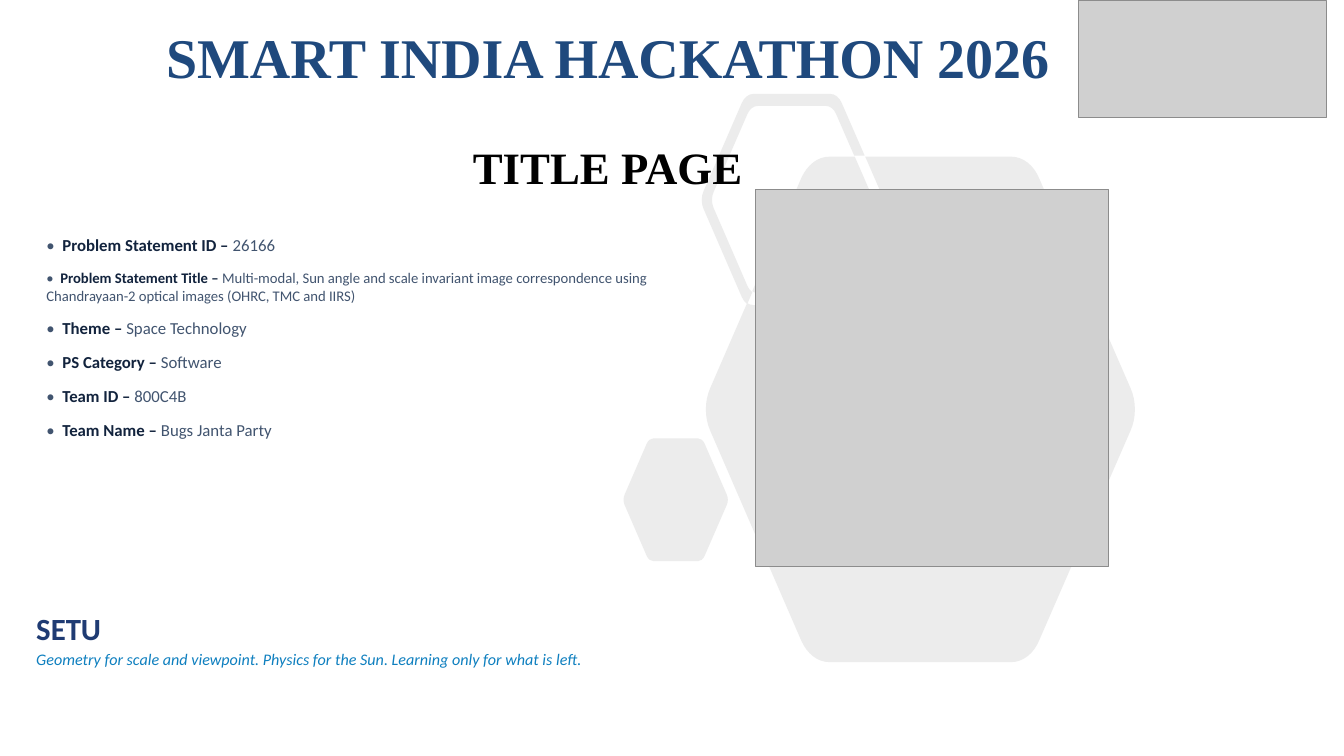
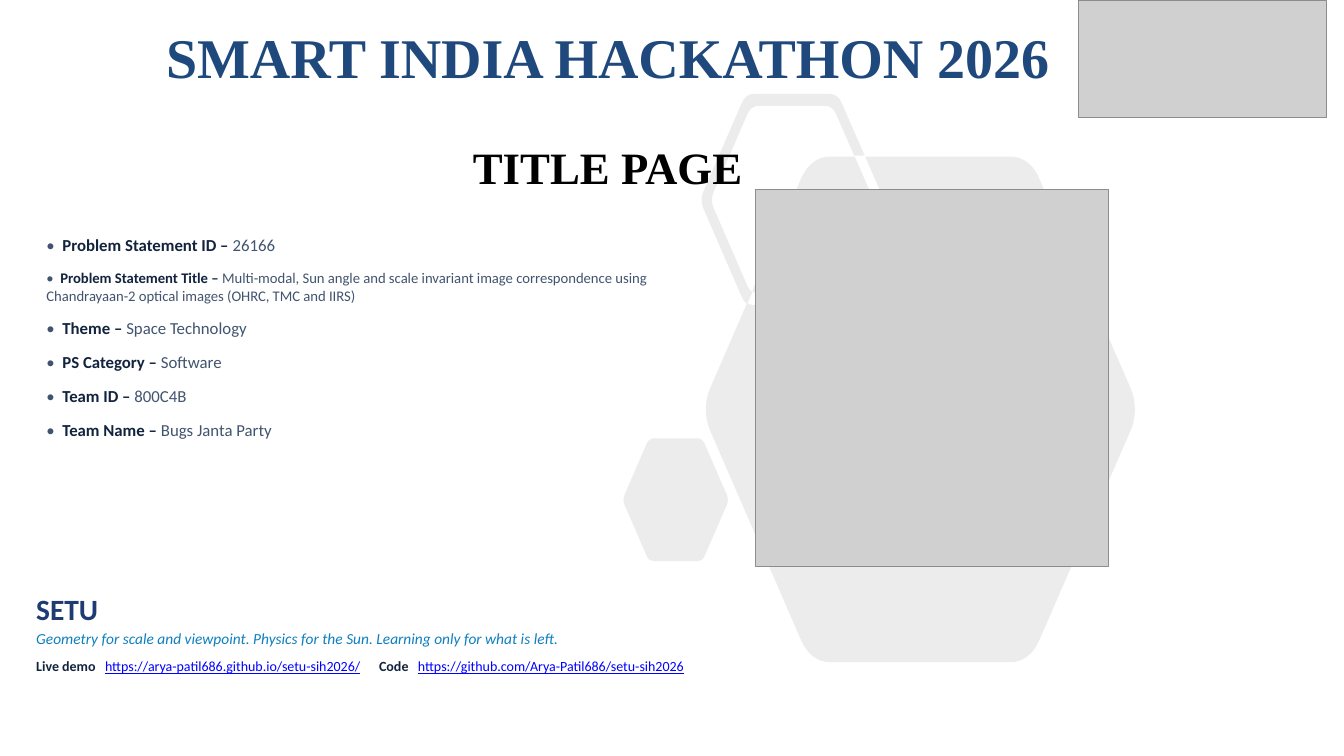
Before and after one commit to Arya-Patil686/setu-sih2026, a slide deck: slide 1 of deck/SIH2026_800C4B_SETU_PS26166.pptx. Drawn at 1344x756 pixels with LibreOffice and Linux fonts; fonts in the diff are those of the drawing; grey boxes stand for pictures. Boxes give left, top, right and bottom in pixels: in the first picture for what was removed or moved away, otherwise in the second. Text is boxed around its words. In the diff, an @@ line names an element or a change of style, - is before the commit and + after.

Commit message:
Put the demo and repository links on the deck, as real hyperlinks
The repository URL was only on the last slide in small grey text, and neither
link was clickable. Both now appear on the title page, beside the demo QR on
the impact slide, and on the references slide, and every one of them carries an
actual hyperlink rather than styled text - so a judge reading the submitted PDF
is one click from the running demo instead of retyping a URL.

Verified after export: all six links survive the PDF conversion.

```diff
--- a/deck/SIH2026_800C4B_SETU_PS26166.pptx
+++ b/deck/SIH2026_800C4B_SETU_PS26166.pptx
@@ text "SETU": place and size @@
-text "SETU" at (36, 620, 581, 668)
+text "SETU" at (36, 600, 684, 674)
@@ text at (36, 600, 558, 647): size 22 to 21 pt in "SETU"; size 11.5 to 11 pt in "Geometry for scale and viewpoint. Physics for ..."; more space between paragraphs @@
@@ text at (36, 661, 684, 674): paragraph added @@
+Live demo https://arya-patil686.github.io/setu-sih2026/ Code https://github.com/Arya-Patil686/setu-sih2026
```
Also in this commit, not shown: 2 other slides changed, 2 other files.
